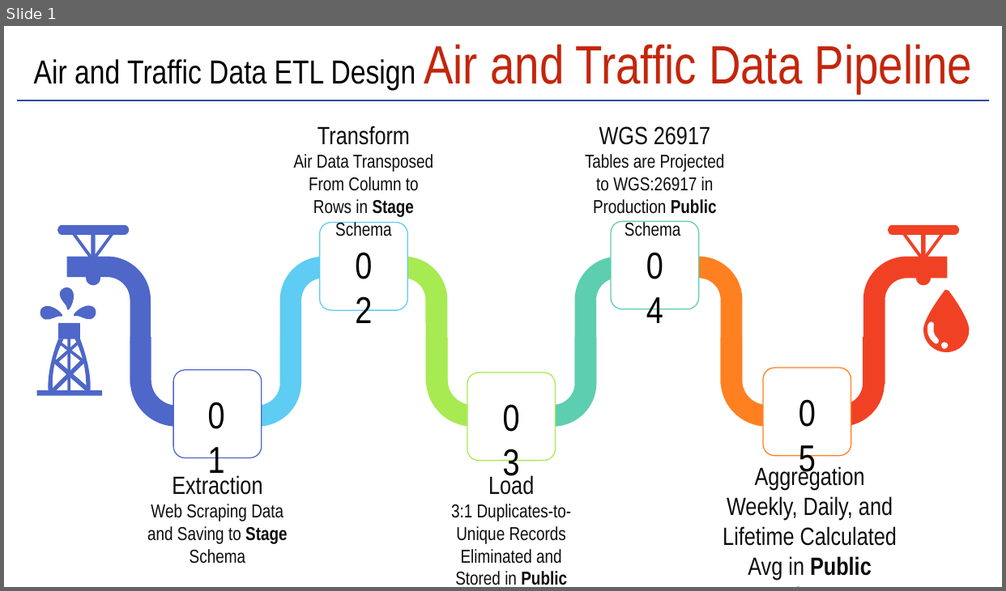
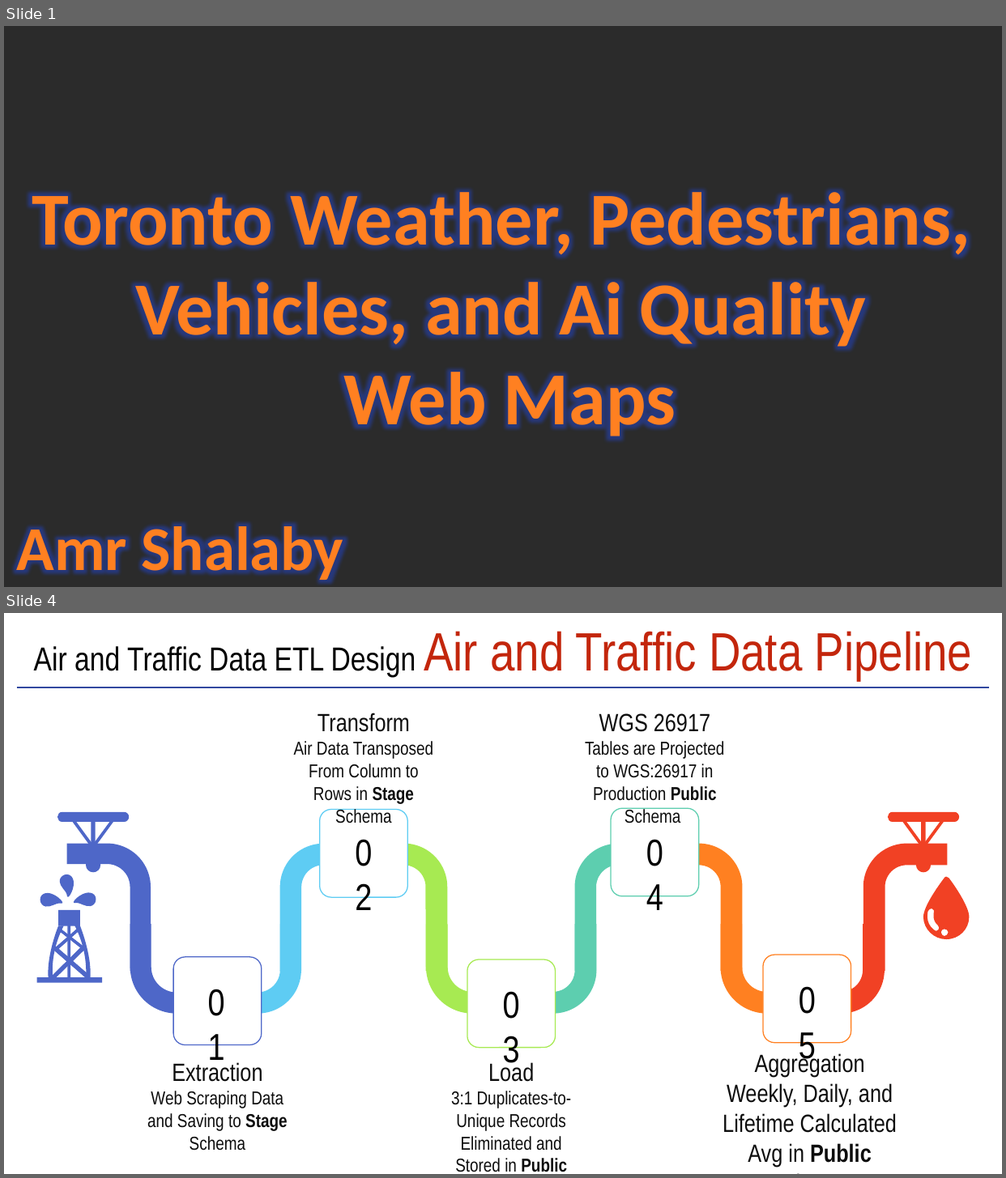
Before and after one commit to shalabyamr/Web_Maps_with_Auto_ML_Forecasts, a slide deck: Report/Pipeline_Process.pptx. Shown one above the other, each under a label of ours: slide 1 before the commit, slides 1 and 4 after it; the slides between them are not shown. The pictures are 1006x591 and 1006x1178 pixels, drawn with LibreOffice and Linux fonts; fonts in the diff are those of the drawing; background and template pictures are left out; a plain dark background stands for a picture behind light text. Boxes give left, top, right and bottom in pixels: in the first picture for what was removed or moved away, otherwise in the second. Text is boxed around its words. In the diff, an @@ line names an element or a change of style, - is before the commit and + after.

```diff
--- a/Report/Pipeline_Process.pptx
+++ b/Report/Pipeline_Process.pptx
@@ slide 1 added at (4, 26, 1002, 587), background picture (left out) @@
@@ text added at (32, 190, 970, 441), 72 pt, text #FF8021, bold @@
+Toronto Weather, Pedestrians,
+Vehicles, and Ai Quality
+Web Maps
@@ text added at (16, 523, 343, 584), 60 pt, text #FF8021, bold @@
+Amr Shalaby
@@ what was slide 1 is now slide 4 @@
```
Also in this commit, not shown: 2 slides changed, 4 other slides added, 1 slide removed.
